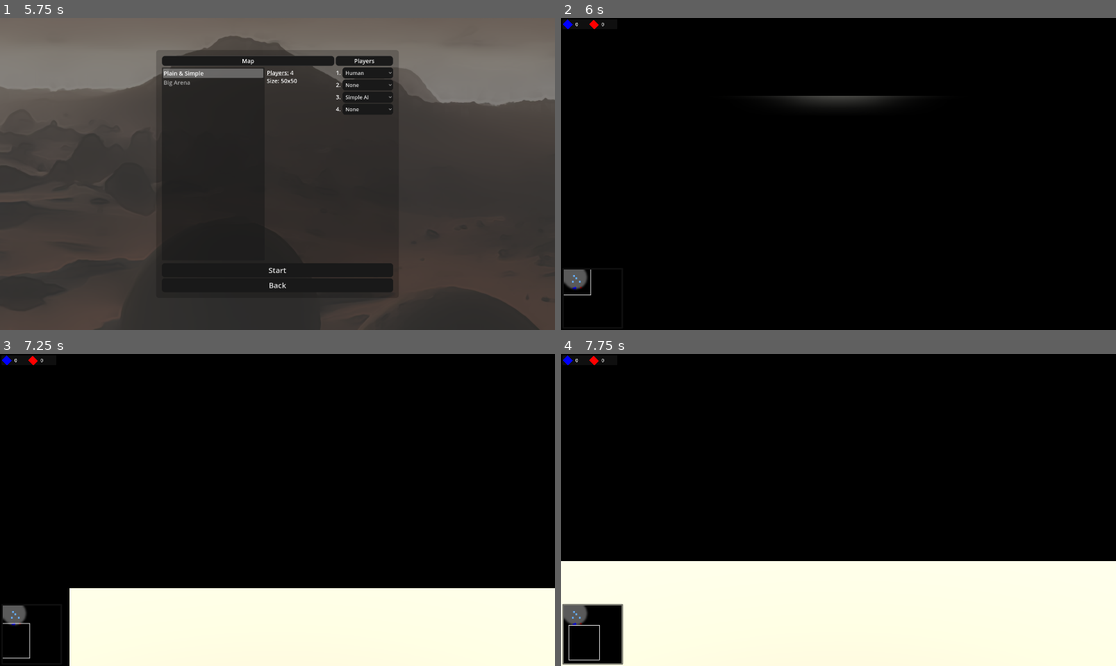
Above: before the commit, frames 1-4 (two rows, left to right).
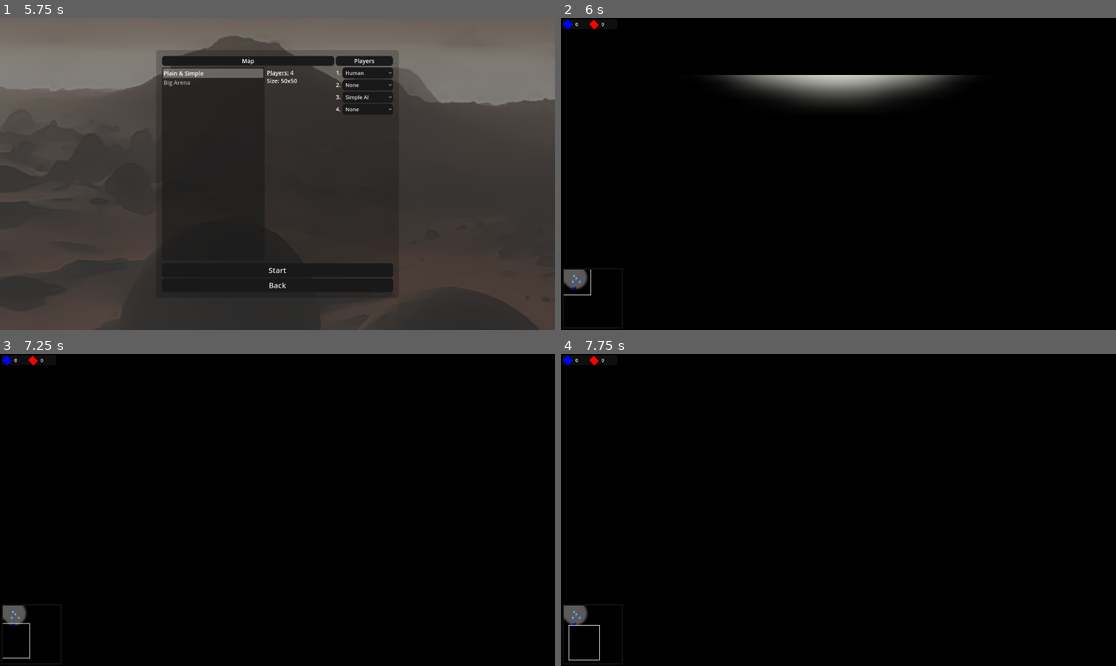
Above: after the commit, the same moments.

Repository: natelindev/command-horizon
Game: Godot game, scene res://source/Main.tscn
The game is run twice, just before and just after one commit, with the same random seed, the same clock (stepped at 60 frames per second) and the same inputs.
Inputs (mouse positions are in pixels of both pictures, inside the frame that each line leads up to):
- Up to frame 1 (5.75 s): move the mouse to (399, 158) at 0.52 s; hold D (move_map_right) 0.53-1.28 s; hold Space (frame_incrementer_step) 0.53-1.28 s; click (399, 158) at 0.67 s; tap Enter at 1.25, 3.5 s; move the mouse to (166, 189) at 1.27 s; hold S (move_map_down) 1.28-2.03 s; tap Delete (god_mode_delete_units) at 1.35, 4.35 s; move the mouse to (333, 105) at 2.02 s; hold D (move_map_right) 2.03-2.78 s; hold R (rotate_structure) 2.03-2.78 s; tap Space (frame_incrementer_step) at 2.75 s; move the mouse to (249, 236) at 2.77 s; hold W (move_map_up) 2.78-3.53 s; tap Shift (shift_selecting) at 2.85 s; click (249, 236) at 2.92 s; move the mouse to (444, 220) at 3.52 s; hold Space (frame_incrementer_step) 3.53-4.28 s; hold A (move_map_left) 3.53-5 s; tap Q (rotate_map_clockwise) at 4.15 s; move the mouse to (111, 127) at 4.27 s; tap E (rotate_map_counterclockwise) at 4.9 s; click "Play" at 5 s
- Up to frame 2 (6 s): click "Start" at 5.75 s
- Up to frame 3 (7.25 s): tap Enter at 6.5 s; move the mouse to (305, 510) at 6.52 s; hold S (move_map_down) from 6.53 s (still down); hold R (rotate_structure) from 6.53 s (still down); click (305, 510) at 6.67 s
- Up to frame 4 (7.75 s): move the mouse to (755, 432) at 7.27 s; release S (move_map_down) at 7.28 s; release R (rotate_structure) at 7.28 s; hold D (move_map_right) from 7.28 s (still down); tap Shift (shift_selecting) at 7.35 s

Frame 1 is identical in both runs. In frame 2, 2.5% of the frame differs, in the area x 27-73%, y 18-25%; in frame 3, 22%; in frame 4, 32%, in the area x 0-100%, y 66-100%.

Commit message:
Make terrain edges soft, closes #73

Diff:
--- a/source/match/Map.gd
+++ b/source/match/Map.gd
@@ -1,10 +1,14 @@
 @tool
 extends Node3D
+
+# TODO: add editor-only 2nd pass shader to 'Terrain' mesh highlighting map boundries
+
+const EXTRA_MARGIN = 2
 
 @export var size = Vector2(50, 50):
 	set(a_size):
 		size = a_size
-		find_child("Terrain").mesh.size = size
+		find_child("Terrain").mesh.size = size + Vector2(EXTRA_MARGIN, EXTRA_MARGIN) * 2
 		find_child("Terrain").mesh.center_offset = Vector3(size.x, 0.0, size.y) / 2.0
 
 
--- a/source/match/Map.tscn
+++ b/source/match/Map.tscn
@@ -13,7 +13,7 @@
 [sub_resource type="PlaneMesh" id="PlaneMesh_ypksr"]
 resource_local_to_scene = true
 material = ExtResource("1_81yiw")
-size = Vector2(50, 50)
+size = Vector2(54, 54)
 center_offset = Vector3(25, 0, 25)
 
 [node name="Map" type="Node3D"]
@@ -24,9 +24,11 @@
 [node name="BlackBackgroundFixingAntiAliasingBug" type="MeshInstance3D" parent="Geometry"]
 transform = Transform3D(1, 0, 0, 0, 1, 0, 0, 0, 1, 0, -0.1, 0)
 material_override = SubResource("StandardMaterial3D_ve5fg")
+cast_shadow = 0
 mesh = SubResource("PlaneMesh_0fj4w")
 
 [node name="Terrain" type="MeshInstance3D" parent="Geometry" groups=["terrain_navigation_input"]]
+cast_shadow = 0
 mesh = SubResource("PlaneMesh_ypksr")
 
 [node name="SpawnPoints" type="Node3D" parent="."]
--- a/source/match/Match.tscn
+++ b/source/match/Match.tscn
@@ -76,6 +76,7 @@
 shader = ExtResource("13_jo8b7")
 shader_parameter/color = Color(0, 0, 0, 1)
 shader_parameter/texture_units_per_world_unit = 2
+shader_parameter/outer_margin_for_fade_out = 2.0
 shader_parameter/debug_texture_view = false
 shader_parameter/world_visibility_texture = SubResource("ViewportTexture_7yqgo")
 
--- a/source/match/maps/BigArena.tscn
+++ b/source/match/maps/BigArena.tscn
@@ -9,7 +9,7 @@
 [sub_resource type="PlaneMesh" id="PlaneMesh_43n1t"]
 resource_local_to_scene = true
 material = ExtResource("2_hmoqb")
-size = Vector2(100, 100)
+size = Vector2(104, 104)
 center_offset = Vector3(50, 0, 50)
 
 [node name="Map" instance=ExtResource("1_c0hq7")]
--- a/source/match/maps/PlainAndSimple.tscn
+++ b/source/match/maps/PlainAndSimple.tscn
@@ -8,7 +8,7 @@
 [sub_resource type="PlaneMesh" id="PlaneMesh_frqq2"]
 resource_local_to_scene = true
 material = ExtResource("2_sguro")
-size = Vector2(50, 50)
+size = Vector2(54, 54)
 center_offset = Vector3(25, 0, 25)
 
 [node name="Map" instance=ExtResource("1_sqrvi")]
--- a/source/shaders/3d/simple_fog_of_war.gdshader
+++ b/source/shaders/3d/simple_fog_of_war.gdshader
@@ -4,6 +4,7 @@
 uniform vec4 color : source_color = vec4(vec3(0.0), 1.0);
 uniform sampler2D world_visibility_texture : hint_default_white, filter_linear, repeat_disable;
 uniform int texture_units_per_world_unit = 2;
+uniform float outer_margin_for_fade_out = 2.0;
 uniform bool debug_texture_view = false;
 uniform sampler2D depth_texture : hint_depth_texture;
 
@@ -37,14 +38,15 @@
       INV_VIEW_MATRIX * inverse(PROJECTION_MATRIX) * vec4(normalized_device_coordinates, 1.0);
   world_position.xyz /= world_position.w;
 
-  if (depth == 1.0)
+  if (depth == 1.0) // infinite depth (OpenGL only)
   {
     ALPHA = 1.0;
   }
   else
   {
-    vec2 world_visibility_texture_uv = world_position.xz /
-        vec2(textureSize(world_visibility_texture, 0)) * float(texture_units_per_world_unit);
+    vec2 world_visibility_texture_size_scaled =
+        vec2(textureSize(world_visibility_texture, 0)) / float(texture_units_per_world_unit);
+    vec2 world_visibility_texture_uv = world_position.xz / world_visibility_texture_size_scaled;
     if (world_visibility_texture_uv.x >= 0.0 && world_visibility_texture_uv.x <= 1.0 &&
         world_visibility_texture_uv.y >= 0.0 && world_visibility_texture_uv.y <= 1.0)
     {
@@ -53,9 +55,35 @@
           textureLod(world_visibility_texture, world_visibility_texture_uv, 0.0).r;
       ALPHA = max(ALPHA, 1.0 - transparency_from_world_visibility_texture);
     }
+    else if (
+        outer_margin_for_fade_out > 0.0 &&
+        ((world_position.x < 0.0 && world_position.x >= -outer_margin_for_fade_out) ||
+         (world_position.x > world_visibility_texture_size_scaled.x &&
+          world_position.x <= world_visibility_texture_size_scaled.x + outer_margin_for_fade_out) ||
+         (world_position.z < 0.0 && world_position.z >= -outer_margin_for_fade_out) ||
+         (world_position.z > world_visibility_texture_size_scaled.y &&
+          world_position.z <= world_visibility_texture_size_scaled.y + outer_margin_for_fade_out)))
+    {
+      float max_distance_from_boundary = 0.0 - world_position.x;
+      max_distance_from_boundary = max(
+          max_distance_from_boundary, world_position.x - world_visibility_texture_size_scaled.x);
+      max_distance_from_boundary = max(max_distance_from_boundary, 0.0 - world_position.z);
+      max_distance_from_boundary = max(
+          max_distance_from_boundary, world_position.z - world_visibility_texture_size_scaled.y);
+      float alpha_from_margin =
+          smoothstep(0.0, outer_margin_for_fade_out, max_distance_from_boundary) * 0.2 + 0.8;
+      ALPHA = max(ALPHA, alpha_from_margin);
+
+      float alpha_from_world_visibility_texture = 0.0;
+      alpha_from_world_visibility_texture =
+          1.0 - textureLod(world_visibility_texture, world_visibility_texture_uv, 0.0).r;
+      ALPHA = max(ALPHA, alpha_from_world_visibility_texture);
+
+      ALPHA = min(ALPHA, 1.0);
+    }
     else
     {
-      ALPHA = 0.0;
+      ALPHA = 1.0;
     }
   }
 
--- a/tests/manual/TestPlayerVsAI.tscn
+++ b/tests/manual/TestPlayerVsAI.tscn
@@ -33,6 +33,7 @@
 shader = ExtResource("12_cnst8")
 shader_parameter/color = Color(0, 0, 0, 1)
 shader_parameter/texture_units_per_world_unit = 2
+shader_parameter/outer_margin_for_fade_out = 2.0
 shader_parameter/debug_texture_view = false
 shader_parameter/world_visibility_texture = SubResource("ViewportTexture_v46ss")
 
--- a/tests/manual/maps/NonQuadratic.tscn
+++ b/tests/manual/maps/NonQuadratic.tscn
@@ -6,7 +6,7 @@
 [sub_resource type="PlaneMesh" id="PlaneMesh_0gpme"]
 resource_local_to_scene = true
 material = ExtResource("2_cl6u2")
-size = Vector2(100, 50)
+size = Vector2(104, 54)
 center_offset = Vector3(50, 0, 25)
 
 [node name="Map" instance=ExtResource("1_ame05")]
